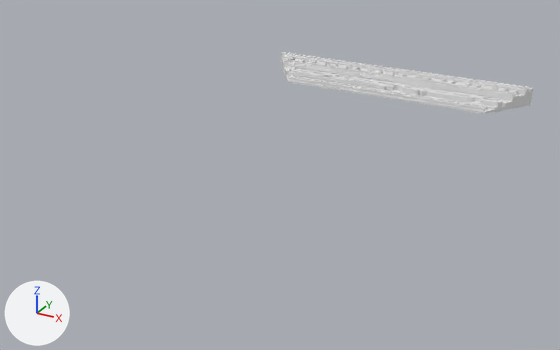
A saved change to the FBX model tv_v01/src/models/frame.fbx.
Before and after are seen from a 50 mm lens placed at (0.79, -2.71, 1.2), pointed at (-0.63, -0.13, -0.09). The axes (+X, +Y, +Z) are drawn at lower left. The lights are the same throughout. Where no turn or scale is listed for an object, it has been applied to the vertices.

Script lines for the objects in view, before the commit:
```python
mat_material_002 = principled_material('Material.002')
mat_material_002.base_color = (0.8, 0.8, 0.8)  # white #e7e7e7
me_mona_lisa_173 = bpy.data.meshes.new('mona_lisa.173')
me_mona_lisa_173.from_pydata(...)  # 5931 vertices, 3513 faces; spans x -0.672..0.673, y -0.164..0.06, z -0.065..0.031
me_mona_lisa_173.materials.append(mat_material_002)  # white #e7e7e7
ob_mona_lisa_000 = bpy.data.objects.new('mona_lisa.000', me_mona_lisa_173)
ob_mona_lisa_000.location = (-0.53, 0.877, 0.087)
```
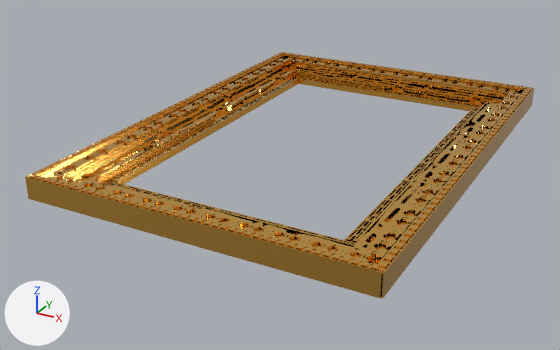
Where the change shows, as pixel boxes (x1, y1, x2, y2) in the pictures (560 x 350 px):
'mona_lisa.002', added: after (25, 173, 382, 298)
'mona_lisa.026', added: after (345, 88, 534, 299)
'mona_lisa.001', added: after (26, 52, 299, 184)
'mona_lisa.000', recoloured, surface changed: (281, 52, 533, 114) in both

What changed in the scene script:
```text
Change mat_material_002:
    mat_material_002.base_color: (0.8, 0.8, 0.8) -> (0.973, 0.539, 0.109)  # white #e7e7e7 -> orange #fcc25d
    mat_material_002.roughness: 0.5 -> 0.1
    mat_material_002.metallic: 0.0 -> 1.0
Add mat_material:
    mat_material = principled_material('Material')
    mat_material.base_color = (0.973, 0.539, 0.109)  # orange #fcc25d
    mat_material.metallic = 1.0
    mat_material.roughness = 0.1
Add me_mona_lisa_026:
    me_mona_lisa_026.from_pydata(...)  # 5931 vertices, 3513 faces; spans x -0.09..0.14, y -1.43..0.45, z -0.1..0.01
    me_mona_lisa_026.materials.append(mat_material_002)  # orange #fcc25d
Add me_mona_lisa_170:
    me_mona_lisa_170.from_pydata(...)  # 5931 vertices, 3513 faces; spans x -0.07..0.15, y -0.94..0.94, z -0.07..0.04
    me_mona_lisa_170.materials.append(mat_material_002)  # orange #fcc25d
Add me_mona_lisa_174:
    me_mona_lisa_174.from_pydata(...)  # 5931 vertices, 3513 faces; spans x -0.673..0.672, y -0.06..0.165, z -0.063..0.031
    me_mona_lisa_174.materials.append(mat_material)  # orange #fcc25d
Add ob_mona_lisa_026:
    ob_mona_lisa_026 = bpy.data.objects.new('mona_lisa.026', me_mona_lisa_026)
    ob_mona_lisa_026.location = (0.01, 0.491, 0.103)
Add ob_mona_lisa_001:
    ob_mona_lisa_001 = bpy.data.objects.new('mona_lisa.001', me_mona_lisa_170)
    ob_mona_lisa_001.location = (-1.136, -0.002, 0.079)
Add ob_mona_lisa_002:
    ob_mona_lisa_002 = bpy.data.objects.new('mona_lisa.002', me_mona_lisa_174)
    ob_mona_lisa_002.location = (-0.53, -0.885, 0.07)
```
